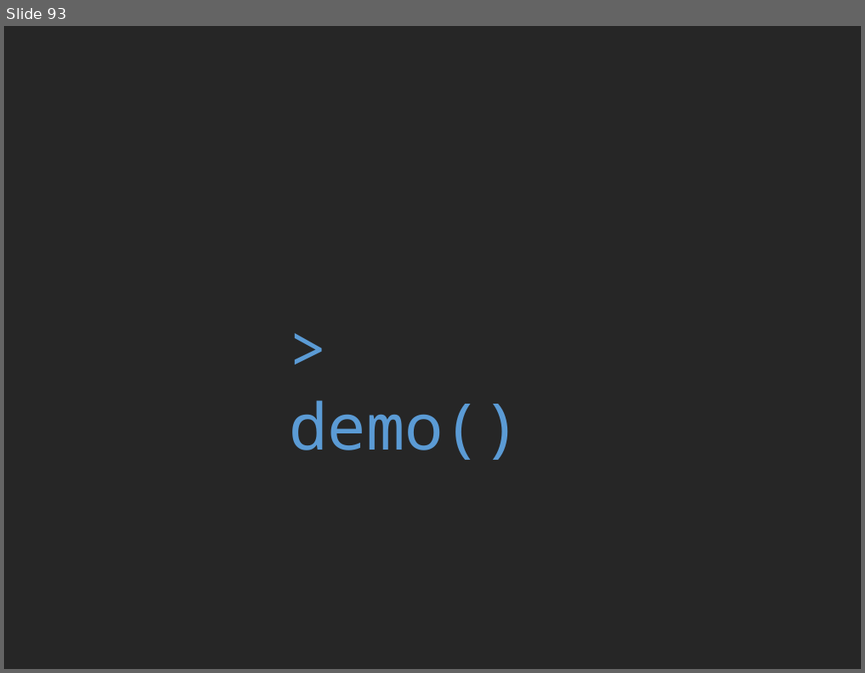
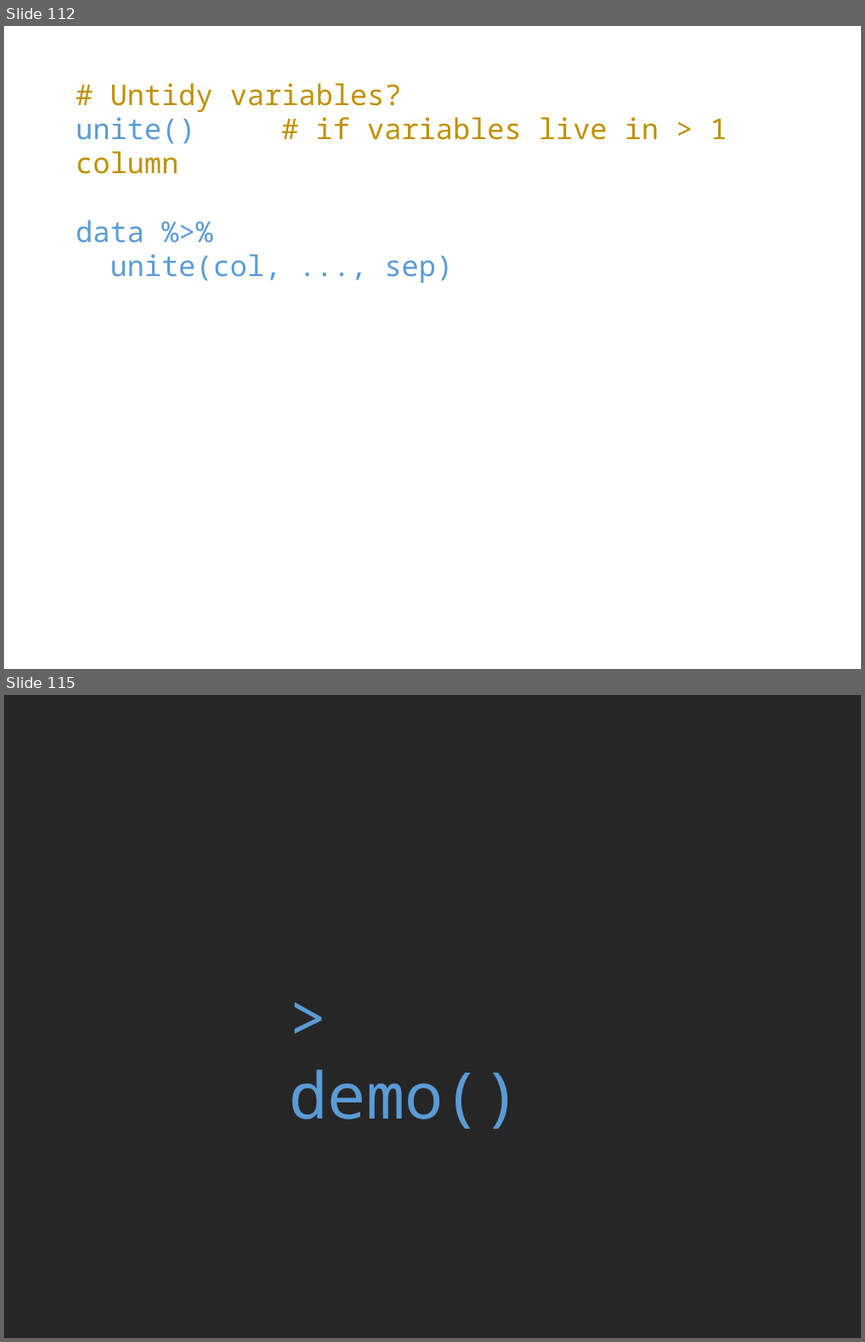
Before and after one commit to rvanmazijk/BioSci-tidyverse-workshop, a slide deck: slides-and-notes/day-1-slides.pptx. Shown one above the other, each under a label of ours: slide 93 before the commit, slides 112 and 115 after it; the slides between them are not shown. The pictures are 865x673 and 865x1342 pixels, drawn with LibreOffice and Linux fonts; fonts in the diff are those of the drawing. Boxes give left, top, right and bottom in pixels: in the first picture for what was removed or moved away, otherwise in the second. Text is boxed around its words. In the diff, an @@ line names an element or a change of style, - is before the commit and + after.

```diff
--- a/slides-and-notes/day-1-slides.pptx
+++ b/slides-and-notes/day-1-slides.pptx
@@ slide 112 added at (x1=4, y1=26, x2=861, y2=669), background #FFFFFF @@
@@ text added at (x1=75, y1=83, x2=727, y2=283), 24 pt, text #BF9000 @@
+# Untidy variables?
+unite() # if variables live in > 1 column
+data %>%
+unite(col, ..., sep)
@@ what was slide 93 is now slide 115 @@
```
Also in this commit, not shown: 21 other slides added, 1 other file.
